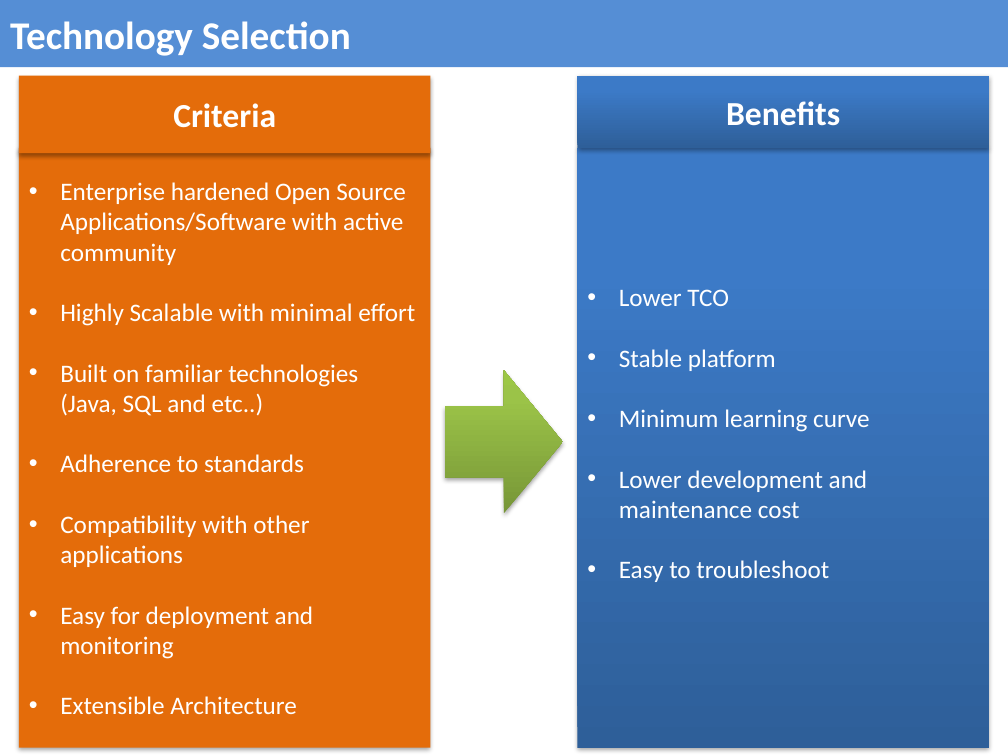
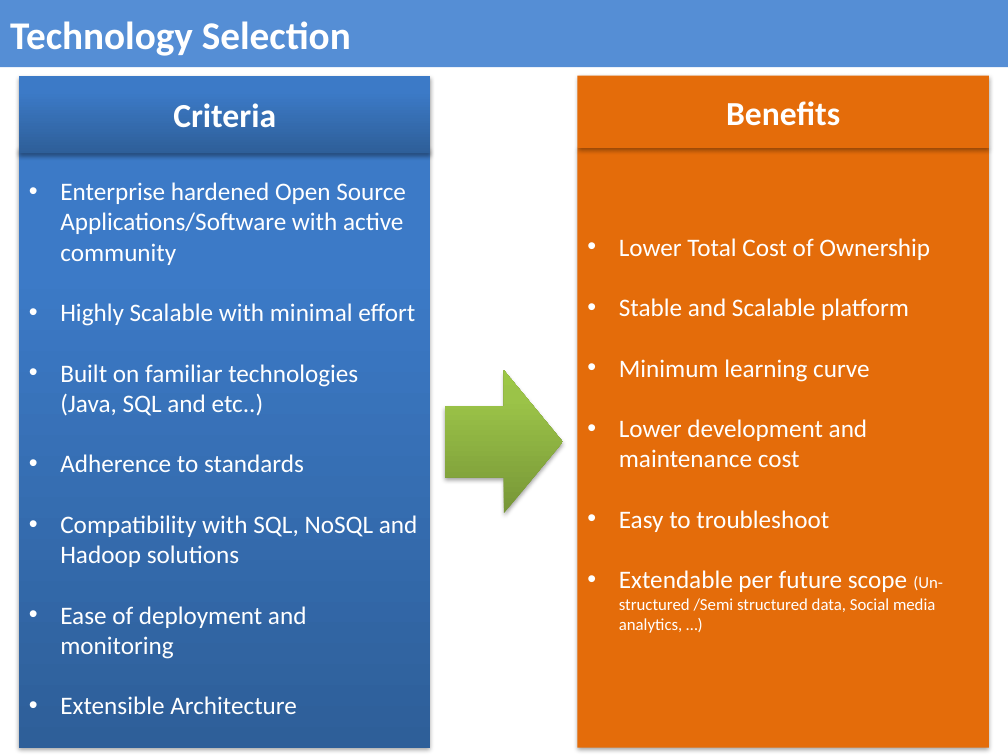
Before and after one commit to ARTanalytics/Requirements, a slide deck: slide 6 of ART Analytics v 0.3.pptx. Drawn at 1008x756 pixels with LibreOffice and Linux fonts; fonts in the diff are those of the drawing. Boxes give left, top, right and bottom in pixels: in the first picture for what was removed or moved away, otherwise in the second. Text is boxed around its words. In the diff, an @@ line names an element or a change of style, - is before the commit and + after.

```diff
--- a/ART Analytics v 0.3.pptx
+++ b/ART Analytics v 0.3.pptx
@@ rectangle "Criteria" at box(19, 76, 430, 153): fill #E46C0A to gradient #2F5F99 to #3D7CC7 to #3A7CCB @@
@@ rectangle "Benefits" at box(578, 76, 989, 148): fill gradient #2F5F99 to #3D7CC7 to #3A7CCB to #E46C0A @@
@@ rectangle "Enterprise hardened Open Source Applications/Software ..." at box(19, 148, 430, 748): fill #E46C0A to gradient #2F5F99 to #3D7CC7 to #3A7CCB @@
@@ rectangle "Lower Total Cost of Ownership" at box(578, 148, 989, 748): fill gradient #2F5F99 to #3D7CC7 to #3A7CCB to #E46C0A @@
@@ text in rectangle at box(619, 238, 930, 320): text changed @@
-• Lower TCO
-• Stable platform
+• Lower Total Cost of Ownership
+• Stable and Scalable platform
@@ text in rectangle at box(60, 515, 418, 659): text changed @@
-• Compatibility with other applications
-• Easy for deployment and monitoring
+• Compatibility with SQL, NoSQL and Hadoop solutions
+• Ease of deployment and monitoring
@@ text in rectangle at box(619, 570, 943, 633): paragraph added @@
+• Extendable per future scope (Un- structured /Semi structured data, Social media analytics, …)
```
Also in this commit, not shown: 8 other slides changed, 5 slides added, 7 slides removed, 1 other file.
